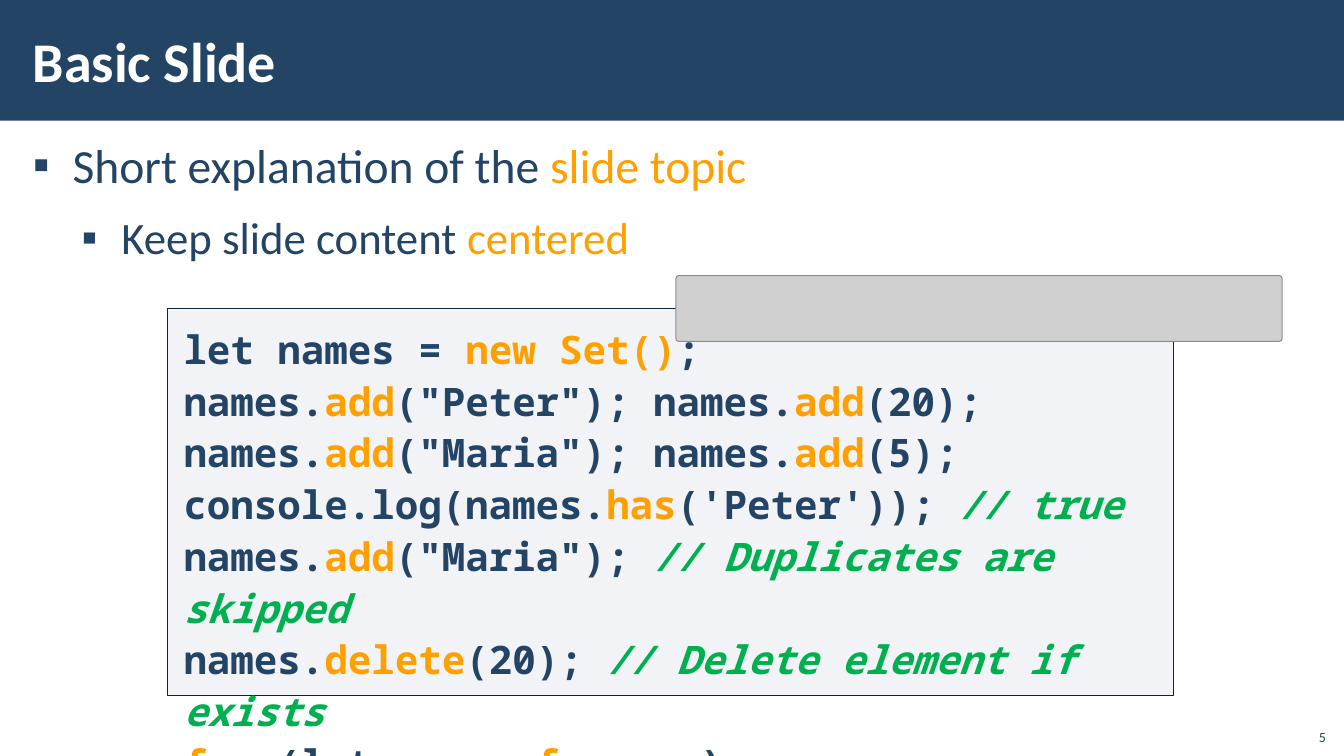
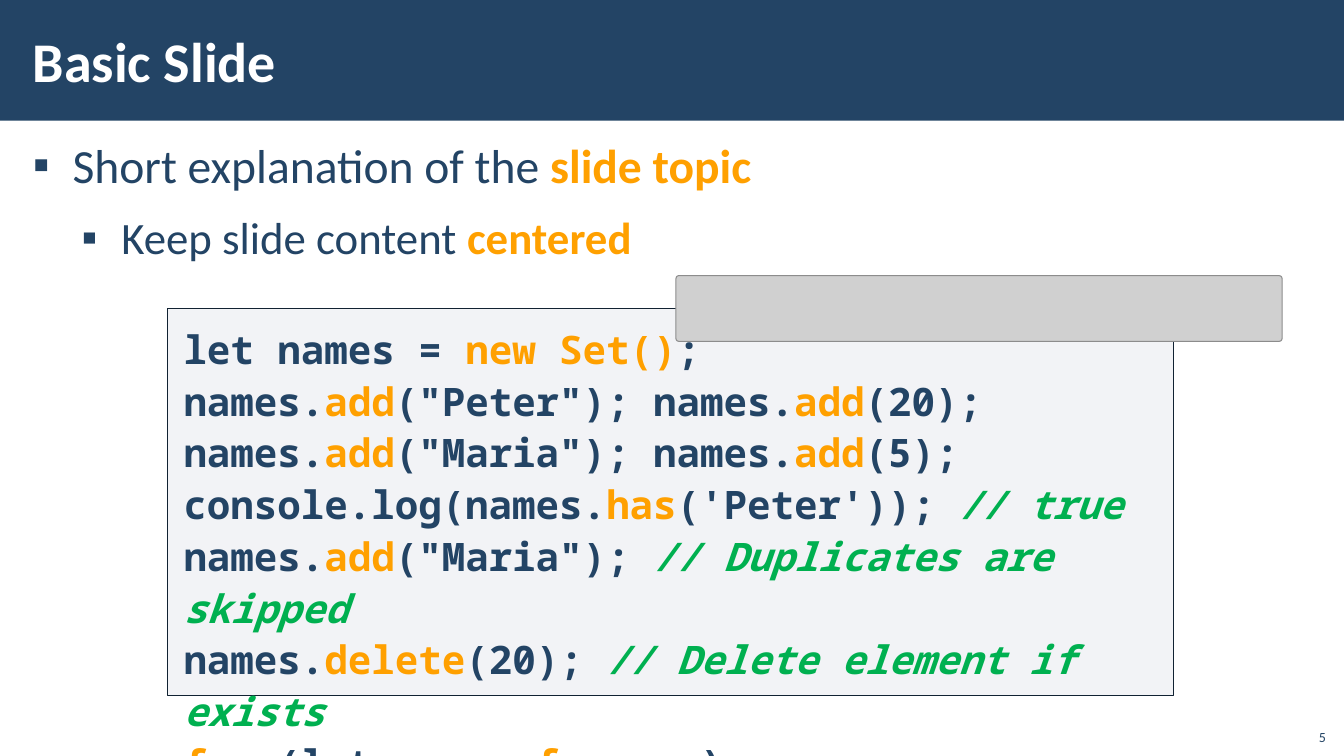
Before and after one commit to SoftUni/SoftUni-Course-Converter, a slide deck: slide 5 of Document-Templates/SoftUni-International-PowerPoint-Template-July-2020.pptx. Drawn at 1344x756 pixels with LibreOffice and Linux fonts; fonts in the diff are those of the drawing; grey boxes stand for pictures; background and template pictures are left out. Boxes give left, top, right and bottom in pixels: in the first picture for what was removed or moved away, otherwise in the second. Text is boxed around its words. In the diff, an @@ line names an element or a change of style, - is before the commit and + after.

```diff
--- a/Document-Templates/SoftUni-International-PowerPoint-Template-July-2020.pptx
+++ b/Document-Templates/SoftUni-International-PowerPoint-Template-July-2020.pptx
@@ text "Short explanation of the slide ..." at bbox=[73, 149, 752, 262]: bold on in "slide topic", "centered" @@
```
Also in this commit, not shown: 7 other slides changed, 1 other file.
